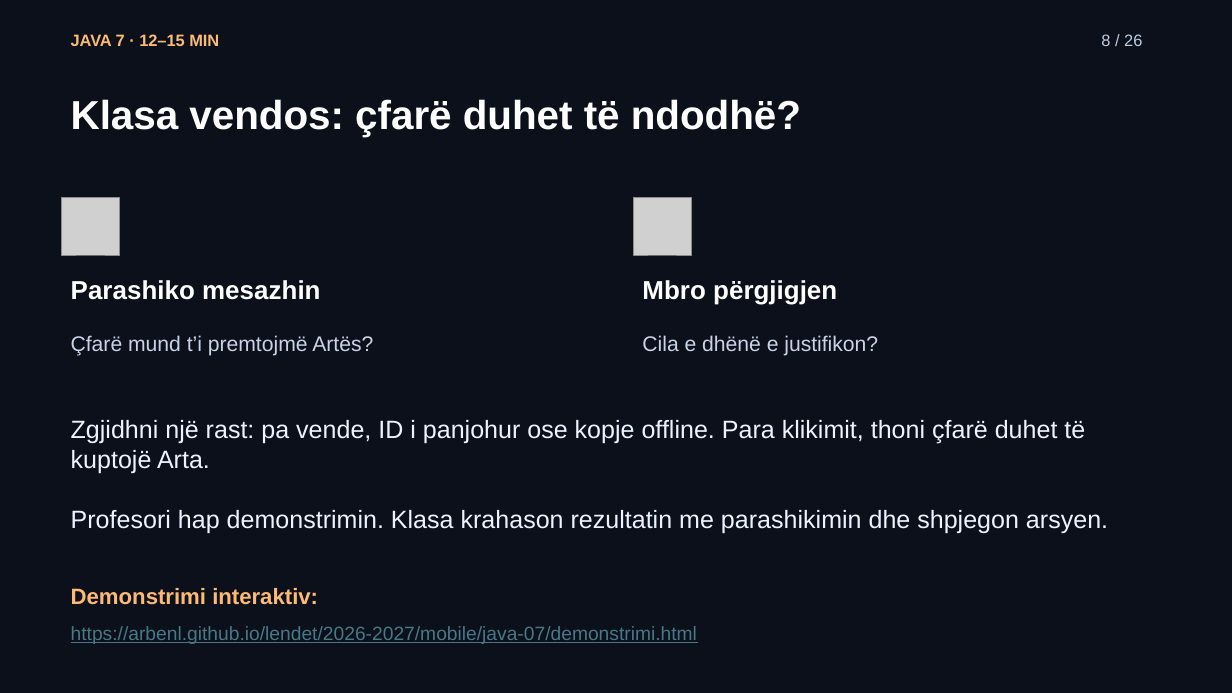
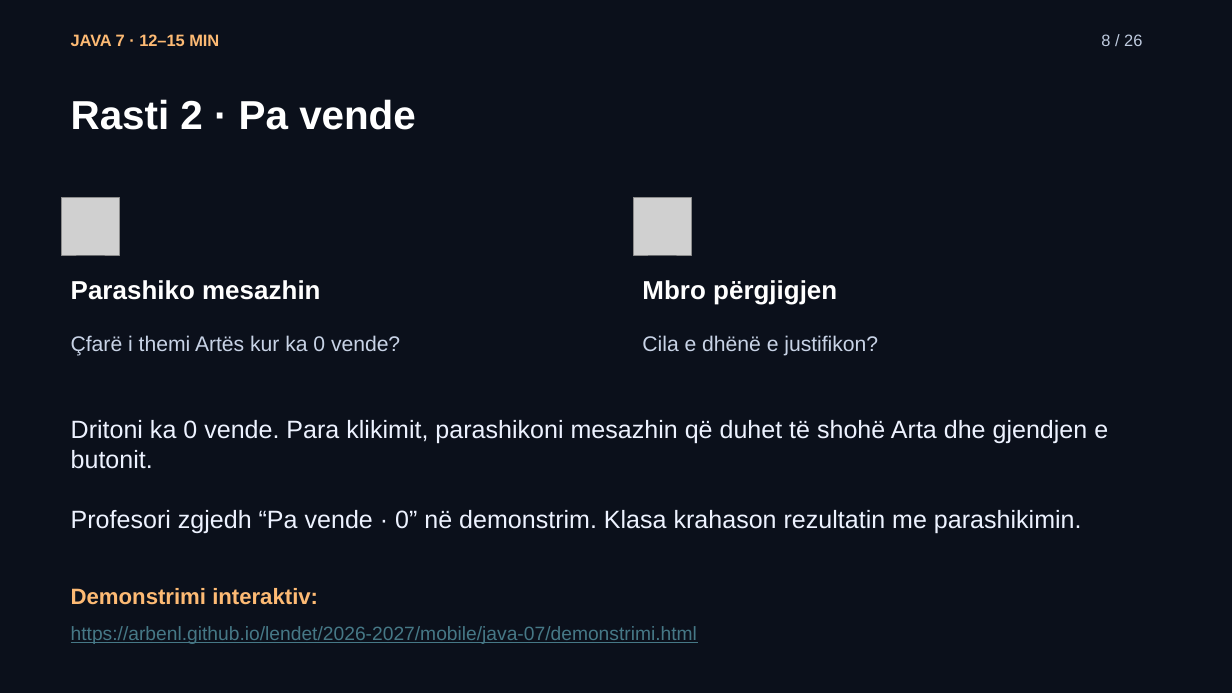
Before and after one commit to arbenl/arbenl.github.io, a slide deck: slide 8 of lendet/2026-2027/mobile/lectures/ligjerata-07-kontrolli-mvp-rideshare-2026.pptx. Drawn at 1232x693 pixels with LibreOffice and Linux fonts; fonts in the diff are those of the drawing; grey boxes stand for pictures. Boxes give left, top, right and bottom in pixels: in the first picture for what was removed or moved away, otherwise in the second. Text is boxed around its words. In the diff, an @@ line names an element or a change of style, - is before the commit and + after.

```diff
--- a/lendet/2026-2027/mobile/lectures/ligjerata-07-kontrolli-mvp-rideshare-2026.pptx
+++ b/lendet/2026-2027/mobile/lectures/ligjerata-07-kontrolli-mvp-rideshare-2026.pptx
@@ text at (x1=71, y1=99, x2=416, y2=130): text changed @@
-Klasa vendos: çfarë duhet të ndodhë?
+Rasti 2 · Pa vende
@@ text at (x1=71, y1=335, x2=400, y2=356): text changed @@
-Çfarë mund t’i premtojmë Artës?
+Çfarë i themi Artës kur ka 0 vende?
@@ text at (x1=71, y1=420, x2=1108, y2=534): text changed @@
-Zgjidhni një rast: pa vende, ID i panjohur ose kopje offline. Para klikimit, thoni çfarë duhet të kuptojë Arta.
-Profesori hap demonstrimin. Klasa krahason rezultatin me parashikimin dhe shpjegon arsyen.
+Dritoni ka 0 vende. Para klikimit, parashikoni mesazhin që duhet të shohë Arta dhe gjendjen e butonit.
+Profesori zgjedh “Pa vende · 0” në demonstrim. Klasa krahason rezultatin me parashikimin.
```
Also in this commit, not shown: 18 other slides changed, 1 slide added, 1 slide removed, 12 other files.
